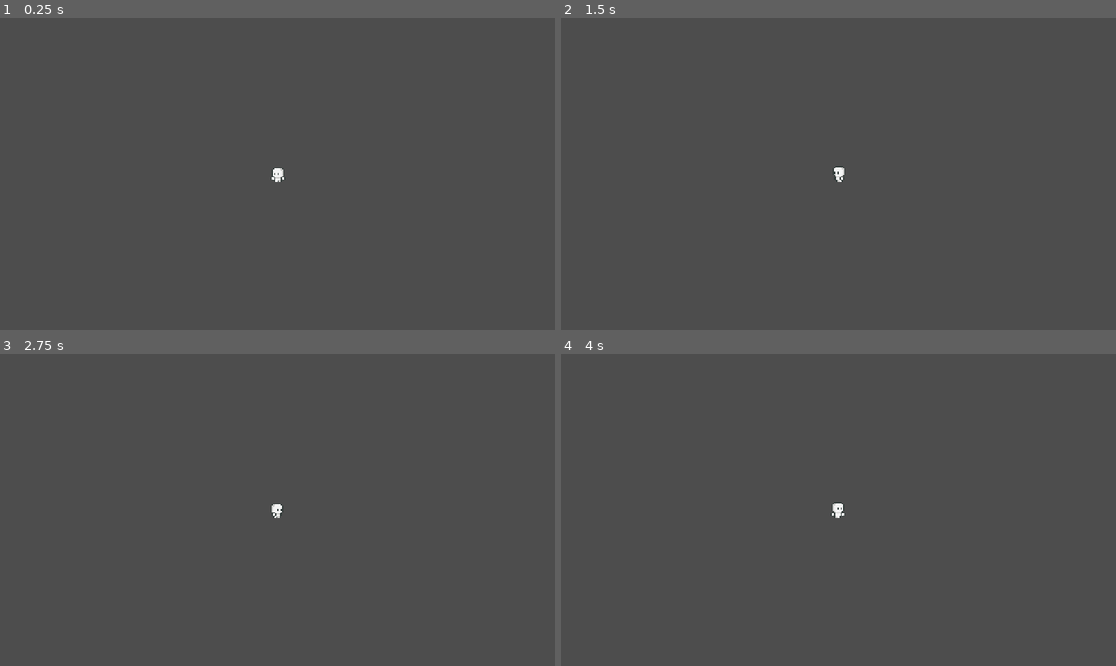
Above: before the commit, frames 1-4 (two rows, left to right).
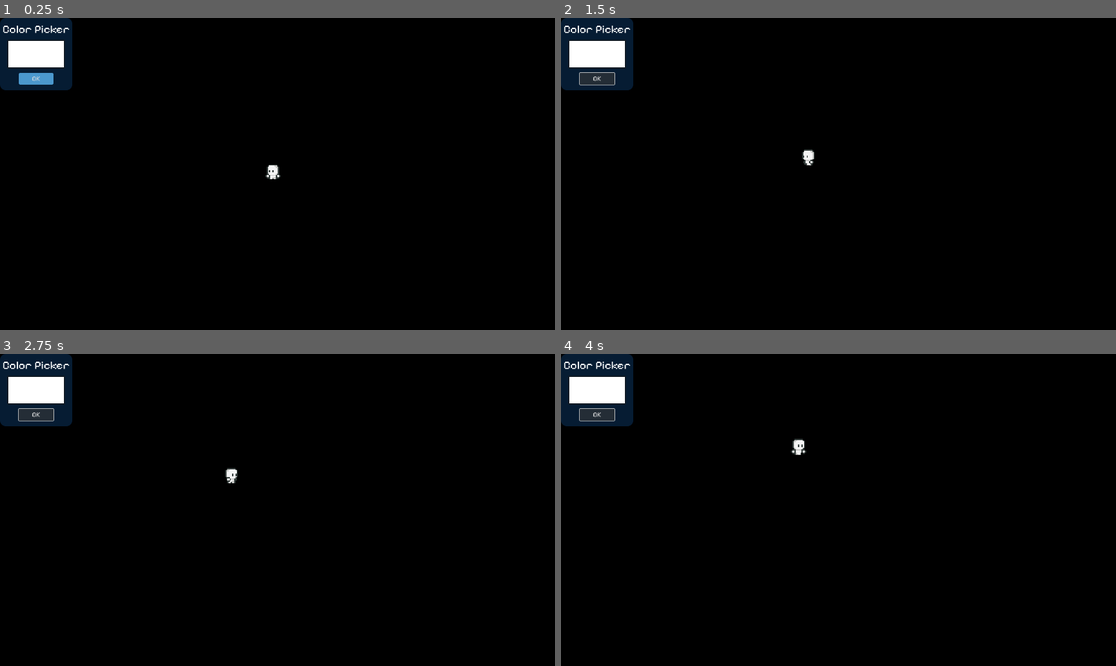
Above: after the commit, the same moments.

Repository: Kittenkween11/Desktop-Pet
Game: Godot game, scene res://Scenes/main.tscn
The game is run twice, just before and just after one commit, with the same random seed, the same clock (stepped at 60 frames per second) and the same inputs. Before the commit the project starts from res://Scenes/node_2d.tscn.
Inputs (mouse positions are in pixels of both pictures, inside the frame that each line leads up to):
- Up to frame 1 (0.25 s): no input
- Up to frame 2 (1.5 s): click (599, 77) at 0.5 s, where only the run after the commit has a clickable "OK"; click (599, 77) at 1.25 s, where only the run after the commit has a clickable "OK"
- Up to frame 3 (2.75 s): click (38, 413) at 2 s, where only the run after the commit has a clickable "OK"
- Up to frame 4 (4 s): no input

The runs differ from the first frame. In frame 1, 100% of the frame differs, in the area x 0-100%, y 0-100%; in frame 2, 100%; in frame 3, 100%; in frame 4, 100%.

Commit message:
I FORGOT TO CHANGE MY MAIN SCENE FFS XD

Diff:
--- a/Scenes/customization_menu.tscn
+++ b/Scenes/customization_menu.tscn
@@ -4,7 +4,7 @@
 [ext_resource type="Script" uid="uid://iaqpgmnoca05" path="res://Scenes/customization_menu.gd" id="1_uiw27"]
 
 [sub_resource type="StyleBoxFlat" id="StyleBoxFlat_ly45k"]
-bg_color = Color(0.28627452, 0.5764706, 0.7019608, 0.5764706)
+bg_color = Color(0.3806705, 0.67509294, 0.8538228, 0.5803922)
 corner_radius_top_left = 20
 corner_radius_top_right = 20
 corner_radius_bottom_right = 20
@@ -52,13 +52,13 @@
 anchors_preset = 15
 anchor_right = 1.0
 anchor_bottom = 1.0
+offset_right = -1920.0
+offset_bottom = -1080.0
 grow_horizontal = 2
 grow_vertical = 2
+size_flags_horizontal = 4
+size_flags_vertical = 4
 script = ExtResource("1_uiw27")
-
-[node name="ColorRect" type="ColorRect" parent="."]
-layout_mode = 0
-color = Color(0.57965446, 0.7827728, 0.85757506, 0.5803922)
 
 [node name="VBoxContainer" type="VBoxContainer" parent="."]
 texture_filter = 1
@@ -66,6 +66,8 @@
 anchors_preset = 15
 anchor_right = 1.0
 anchor_bottom = 1.0
+offset_right = 250.0
+offset_bottom = 250.0
 grow_horizontal = 2
 grow_vertical = 2
 theme_override_constants/separation = 15
--- a/Scenes/main.gd
+++ b/Scenes/main.gd
@@ -5,7 +5,6 @@
 var passthrough = false
 
 func _ready() -> void:
-	customization_menu.hide()
 	get_viewport().transparent_bg = true
 	_toggle_passthrough()
 
--- a/Scenes/main.tscn
+++ b/Scenes/main.tscn
@@ -10,14 +10,11 @@
 [node name="CharacterBody2D" parent="." instance=ExtResource("1_bo1nx")]
 
 [node name="CustomizationMenu" parent="." instance=ExtResource("2_8gbba")]
+texture_filter = 1
 anchors_preset = 8
 anchor_left = 0.5
 anchor_top = 0.5
 anchor_right = 0.5
 anchor_bottom = 0.5
-offset_left = 960.0
-offset_top = 540.0
-offset_right = 960.0
-offset_bottom = 540.0
-scale = Vector2(2, 2)
-size_flags_horizontal = 4
+offset_right = 0.0
+offset_bottom = 0.0
--- a/Scripts/CharacterBehaviour.gd
+++ b/Scripts/CharacterBehaviour.gd
@@ -15,6 +15,12 @@
 	random_walk()
 
 func _physics_process(_delta):
+	var new_position = position + Vector2(direction * speed * _delta)
+
+	new_position.x = clampf(new_position.x, 0, get_window().size.x)
+	new_position.y = clampf(new_position.y, 0, get_window().size.y)
+	position = new_position
+
 	if direction.x < 0:
 		sprite.flip_h = true
 	elif direction.x > 0:
--- a/project.godot
+++ b/project.godot
@@ -11,7 +11,7 @@
 [application]
 
 config/name="Desktop Pet"
-run/main_scene="uid://bhgarhees0xas"
+run/main_scene="uid://bcm0gwoecs7iv"
 config/features=PackedStringArray("4.5", "GL Compatibility")
 config/icon="res://icon.svg"
 
